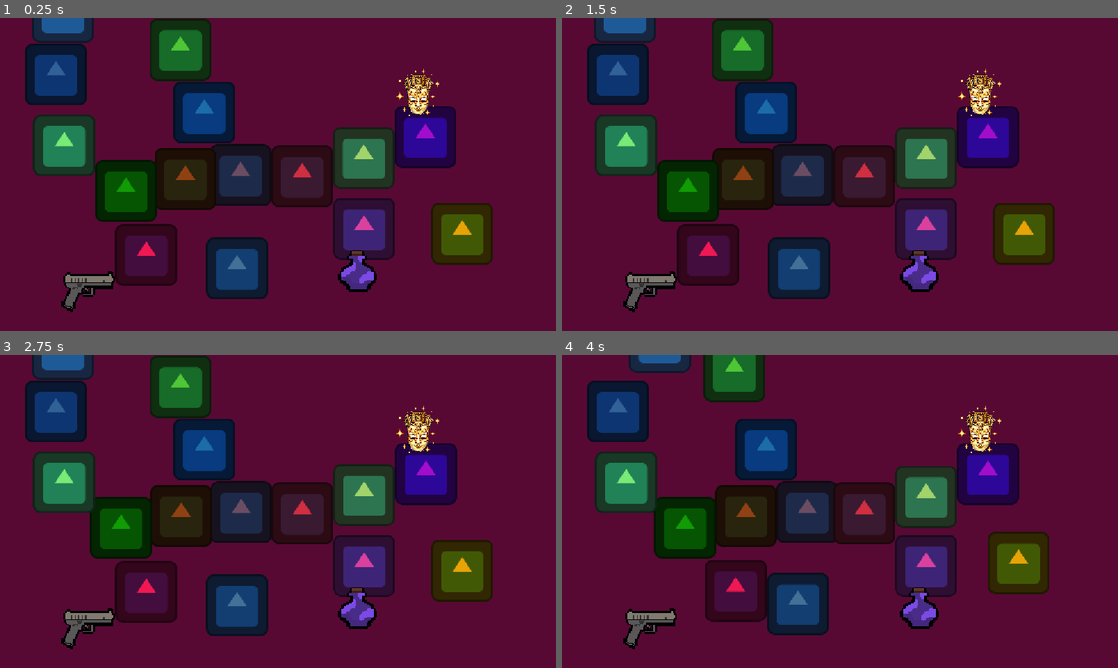
Above: before the commit, frames 1-4 (two rows, left to right).
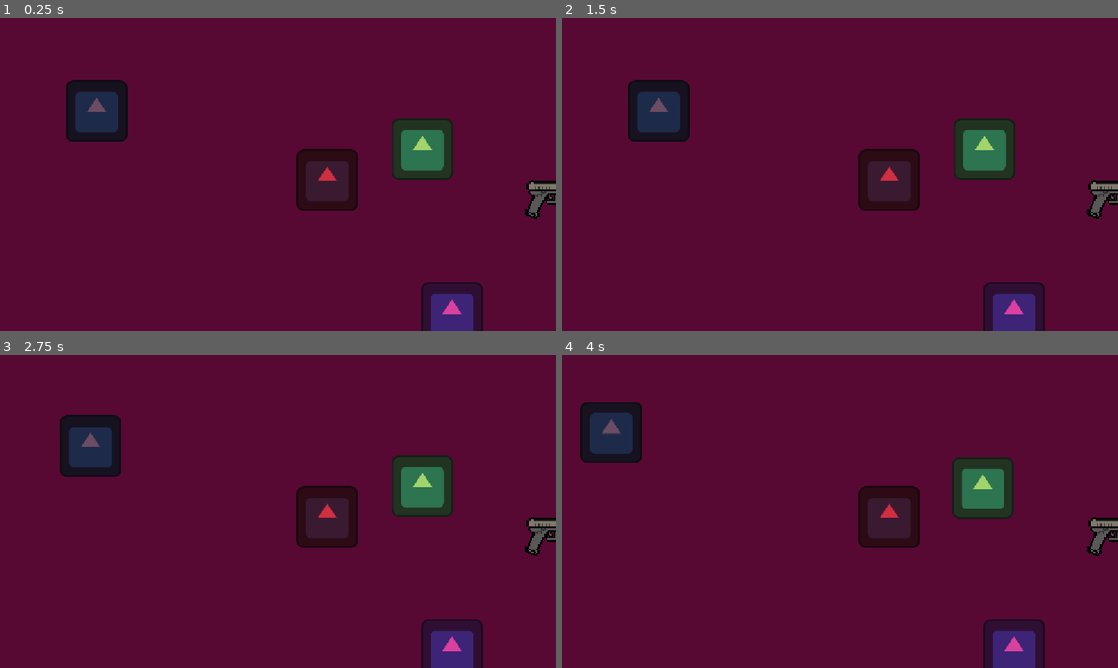
Above: after the commit, the same moments.

Repository: Tijana0/Last-One-Dancing
Game: Godot game, scene res://scenes/game_room.tscn
The game is run twice, just before and just after one commit, with the same random seed, the same clock (stepped at 60 frames per second) and the same inputs. This scene is started directly instead of the project's main scene. The engine's default icon, where the game draws it, is replaced by a stand-in: a white triangle on a blue panel in a dark square.
Inputs:
- Up to frame 1 (0.25 s): no input
- Up to frame 2 (1.5 s): tap Enter (ui_accept) at 0.5, 0.77, 1.25 s; hold Right (ui_right) 0.53-1.28 s; tap F (dance) at 0.6, 1.35 s; hold Down (ui_down) from 1.28 s (still down)
- Up to frame 3 (2.75 s): tap Enter (ui_accept) at 1.52, 2 s; release Down (ui_down) at 2.03 s; hold Right (ui_right) from 2.03 s (still down); hold K from 2.03 s (still down); tap F (dance) at 2.3 s
- Up to frame 4 (4 s): release Right (ui_right) at 2.78 s; release K at 2.78 s; hold Up (ui_up) 2.78-3.53 s; tap Space at 2.85 s; tap Enter (ui_accept) at 3.02, 3.77 s; tap F (dance) at 3.05, 3.8 s; hold Left (ui_left) from 3.53 s (still down); hold E from 3.53 s (still down)

The runs differ from the first frame. In frame 1, 35% of the frame differs, in the area x 4-100%, y 0-100%; in frame 2, 35%; in frame 3, 35%; in frame 4, 33%.

Commit message:
feat: add playground boundaries, npc item avoidance, and dynamic item spawning

Diff:
--- a/scenes/game_room.tscn
+++ b/scenes/game_room.tscn
@@ -3,6 +3,18 @@
 [ext_resource type="Script" uid="uid://cnjiq2f0egggo" path="res://scripts/game_room.gd" id="1_2xdb1"]
 [ext_resource type="PackedScene" uid="uid://ddawre7n71bdm" path="res://scenes/game_manager.tscn" id="1_gm"]
 [ext_resource type="AudioStream" uid="uid://drim102ofdaqu" path="res://assets/game-audio.mp3" id="3_mt38u"]
+
+[sub_resource type="RectangleShape2D" id="RectangleShape2D_top"]
+size = Vector2(2500, 20)
+
+[sub_resource type="RectangleShape2D" id="RectangleShape2D_bottom"]
+size = Vector2(2500, 20)
+
+[sub_resource type="RectangleShape2D" id="RectangleShape2D_left"]
+size = Vector2(20, 2000)
+
+[sub_resource type="RectangleShape2D" id="RectangleShape2D_right"]
+size = Vector2(20, 2000)
 
 [node name="GameRoom" type="Node2D" unique_id=1720131160]
 script = ExtResource("1_2xdb1")
@@ -26,3 +38,29 @@
 [node name="MusicPlayer" type="AudioStreamPlayer" parent="." unique_id=443771303]
 stream = ExtResource("3_mt38u")
 autoplay = true
+
+[node name="Boundaries" type="Node2D" parent="."]
+
+[node name="Wall_Top" type="StaticBody2D" parent="Boundaries"]
+position = Vector2(0, -1000)
+
+[node name="CollisionShape2D" type="CollisionShape2D" parent="Boundaries/Wall_Top"]
+shape = SubResource("RectangleShape2D_top")
+
+[node name="Wall_Bottom" type="StaticBody2D" parent="Boundaries"]
+position = Vector2(0, 1000)
+
+[node name="CollisionShape2D" type="CollisionShape2D" parent="Boundaries/Wall_Bottom"]
+shape = SubResource("RectangleShape2D_bottom")
+
+[node name="Wall_Left" type="StaticBody2D" parent="Boundaries"]
+position = Vector2(-1250, 0)
+
+[node name="CollisionShape2D" type="CollisionShape2D" parent="Boundaries/Wall_Left"]
+shape = SubResource("RectangleShape2D_left")
+
+[node name="Wall_Right" type="StaticBody2D" parent="Boundaries"]
+position = Vector2(1250, 0)
+
+[node name="CollisionShape2D" type="CollisionShape2D" parent="Boundaries/Wall_Right"]
+shape = SubResource("RectangleShape2D_right")
--- a/scripts/managers/game_manager.gd
+++ b/scripts/managers/game_manager.gd
@@ -1,20 +1,23 @@
 extends Node
 
 # --- CONFIGURATION ---
-const KILLS_TO_WIN = 999 # Disabled old win condition
-const SPAWN_RANGE_X = 400.0
-const SPAWN_RANGE_Y = 300.0
+const KILLS_TO_WIN = 999
+const SPAWN_RANGE_X = 1200.0 # Match background (2500 width)
+const SPAWN_RANGE_Y = 950.0  # Match background (2000 height)
 
 # NPC Settings (from feat-npc-ai)
 const NPC_SCENE = preload("res://prefabs/npc.tscn")
-const NPC_COUNT = 15  # Balanced count
+const NPC_COUNT = 15
 
 var crown_holder_id = -1
 var crown_npc_spawned = false
 
 # Pickup Settings (from feat-item-pickup)
 const PICKUP_SCENE = preload("res://prefabs/pickup_item.tscn")
-const PICKUP_COUNT = 3
+
+var spawn_timer = 0.0
+var waves_spawned = 0
+var total_waves = 1
 
 func _ready():
 	print("GameManager ready")
@@ -22,8 +25,26 @@
 	if multiplayer.is_server():
 		# Spawn background NPCs
 		spawn_npcs()
-		# Spawn scattered items
-		spawn_scattered_items()
+
+		# Initial wave spawn
+		total_waves = 1
+		spawn_item_wave()
+
+func _process(delta):
+	if not multiplayer.is_server():
+		return
+
+	# Dynamically update total waves based on active players
+	var player_count = get_tree().get_nodes_in_group("players").size()
+	if player_count > total_waves:
+		total_waves = player_count
+		print("Total waves updated to: ", total_waves)
+
+	if waves_spawned < total_waves:
+		spawn_timer += delta
+		if spawn_timer >= randf_range(10.0, 15.0):
+			spawn_timer = 0.0
+			spawn_item_wave()
 
 func spawn_npcs():
 	if not multiplayer.is_server():
@@ -32,9 +53,9 @@
 	print("Spawning ", NPC_COUNT, " NPCs...")
 
 	for i in range(NPC_COUNT):
-		# Randomize position
-		var random_x = randf_range(-SPAWN_RANGE_X, SPAWN_RANGE_X)
-		var random_y = randf_range(-SPAWN_RANGE_Y, SPAWN_RANGE_Y)
+		# Randomize position within boundaries
+		var random_x = randf_range(-SPAWN_RANGE_X + 50, SPAWN_RANGE_X - 50)
+		var random_y = randf_range(-SPAWN_RANGE_Y + 50, SPAWN_RANGE_Y - 50)
 		var pos = Vector2(random_x, random_y)
 		var npc_name = "NPC_" + str(i)
 
@@ -48,22 +69,37 @@
 	npc.position = pos
 	get_parent().call_deferred("add_child", npc)
 
-func spawn_scattered_items():
-	print("Spawning scattered items...")
-
-	# Create a list of types to ensure one of each
+func spawn_item_wave():
+	print("Spawning item wave ", waves_spawned + 1, "/", total_waves)
+	waves_spawned += 1
+
 	var types = [0, 1, 2] # POTION, GUN, MASK
 	types.shuffle()
 
-	for i in range(PICKUP_COUNT):
-		var item_name = "Pickup_" + str(i)
-		var pos = Vector2(randf_range(-400, 400), randf_range(-300, 300))
-
-		# Cycle through types if count > 3 (using modulus)
-		var type = types[i % types.size()]
-
-		# Call RPC to spawn on all clients (including server)
-		spawn_item.rpc(pos, item_name, type)
+	for i in range(3):
+		var item_name = "Pickup_W" + str(waves_spawned) + "_" + str(i)
+
+		# Try to find a non-overlapping position
+		var pos = Vector2.ZERO
+		var valid_pos = false
+		var attempts = 0
+
+		while not valid_pos and attempts < 20:
+			pos = Vector2(
+				randf_range(-SPAWN_RANGE_X + 100, SPAWN_RANGE_X - 100),
+				randf_range(-SPAWN_RANGE_Y + 100, SPAWN_RANGE_Y - 100)
+			)
+			valid_pos = true
+
+			# Check against existing pickups
+			var existing = get_tree().get_nodes_in_group("pickups")
+			for other in existing:
+				if pos.distance_to(other.global_position) < 150.0:
+					valid_pos = false
+					break
+			attempts += 1
+
+		spawn_item.rpc(pos, item_name, types[i])
 
 @rpc("authority", "call_local")
 func spawn_item(pos: Vector2, item_name: String, item_type: int):
--- a/scripts/npc.gd
+++ b/scripts/npc.gd
@@ -43,6 +43,15 @@
 
 	# Apply Movement
 	if not is_dancing:
+		# Item avoidance (simple)
+		var items = get_tree().get_nodes_in_group("pickups")
+		for item in items:
+			if global_position.distance_to(item.global_position) < 80.0:
+				# Push away from item
+				var push_dir = (global_position - item.global_position).normalized()
+				move_direction = (move_direction + push_dir * 0.5).normalized()
+				time_until_change = 0.5 # Re-evaluate soon
+
 		velocity = move_direction * move_speed
 		move_and_slide()
 	else:
--- a/scripts/player.gd
+++ b/scripts/player.gd
@@ -139,6 +139,14 @@
 
 	# Movement
 	var direction = Input.get_vector("ui_left", "ui_right", "ui_up", "ui_down")
+
+	# Optional: Slight push away from items to prevent overlapping
+	var items = get_tree().get_nodes_in_group("pickups")
+	for item in items:
+		if global_position.distance_to(item.global_position) < 40.0:
+			var push_dir = (global_position - item.global_position).normalized()
+			direction = (direction + push_dir * 0.3).normalized()
+
 	velocity = direction * speed
 
 	# ANIMATION BASED ON MOVEMENT
Not shown, added: assets/spritesheet_mask1_kill.png.import
Not shown, added: assets/spritesheet_mask2_kill.png.import
Not shown, added: assets/spritesheet_mask3_kill.png.import
Not shown, added: assets/spritesheet_mask4_kill.png.import
Not shown, added: assets/spritesheet_mask5_kill.png.import
Not shown, changed: .DS_Store
Not shown, added: assets/.DS_Store
